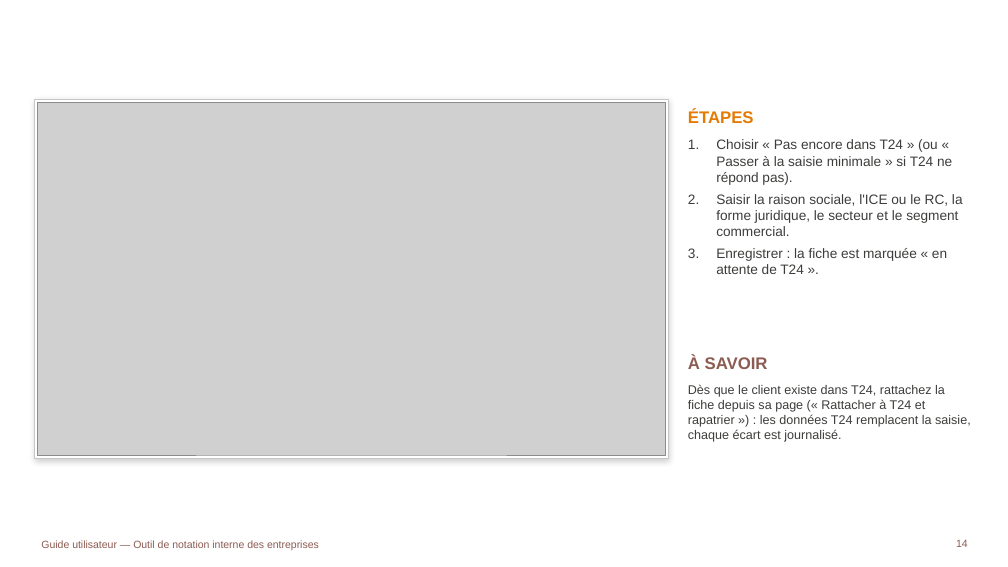
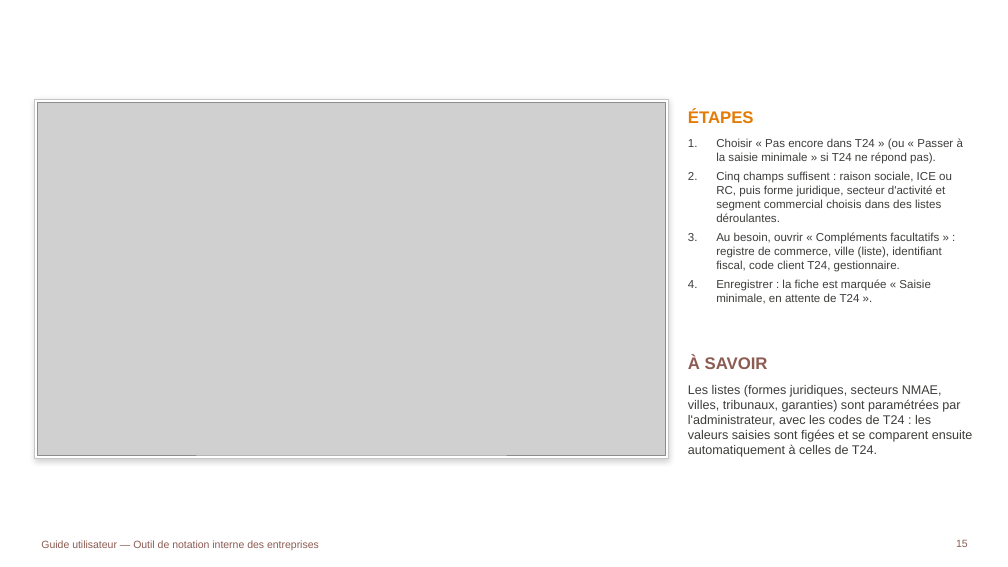
Before and after one commit to tariqeddoumi/Entreprise-scoring-cl, a slide deck: slide 15 of docs/guides/Guide_utilisateur_outil_notation.pptx (slide 14 before the commit). Drawn at 1008x567 pixels with LibreOffice and Linux fonts; fonts in the diff are those of the drawing; grey boxes stand for pictures; background and template pictures are left out. Boxes give left, top, right and bottom in pixels: in the first picture for what was removed or moved away, otherwise in the second. Text is boxed around its words. In the diff, an @@ line names an element or a change of style, - is before the commit and + after.

```diff
--- a/docs/guides/Guide_utilisateur_outil_notation.pptx
+++ b/docs/guides/Guide_utilisateur_outil_notation.pptx
@@ text at [716, 138, 963, 164]: size 13 to 11 pt in "Choisir « Pas encore dans T24 » ..." @@
@@ text at [716, 171, 952, 303]: text changed; size 13 to 11 pt @@
-2. Saisir la raison sociale, l'ICE ou le RC, la forme juridique, le secteur et le segment commercial.
-3. Enregistrer : la fiche est marquée « en attente de T24 ».
+2. Cinq champs suffisent : raison sociale, ICE ou RC, puis forme juridique, secteur d'activité et segment commercial choisis dans des listes déroulantes.
+3. Au besoin, ouvrir « Compléments facultatifs » : registre de commerce, ville (liste), identifiant fiscal, code client T24, gestionnaire.
+4. Enregistrer : la fiche est marquée « Saisie minimale, en attente de T24 ».
@@ text at [688, 385, 973, 457]: text changed @@
-Dès que le client existe dans T24, rattachez la fiche depuis sa page (« Rattacher à T24 et rapatrier ») : les données T24 remplacent la saisie, chaque écart est journalisé.
+Les listes (formes juridiques, secteurs NMAE, villes, tribunaux, garanties) sont paramétrées par l'administrateur, avec les codes de T24 : les valeurs saisies sont figées et se comparent ensuite automatiquement à celles de T24.
@@ page number at [956, 540, 968, 547]: text changed @@
-14
+15
```
Also in this commit, not shown: 10 other slides changed, 8 slides added, 18 other files.
